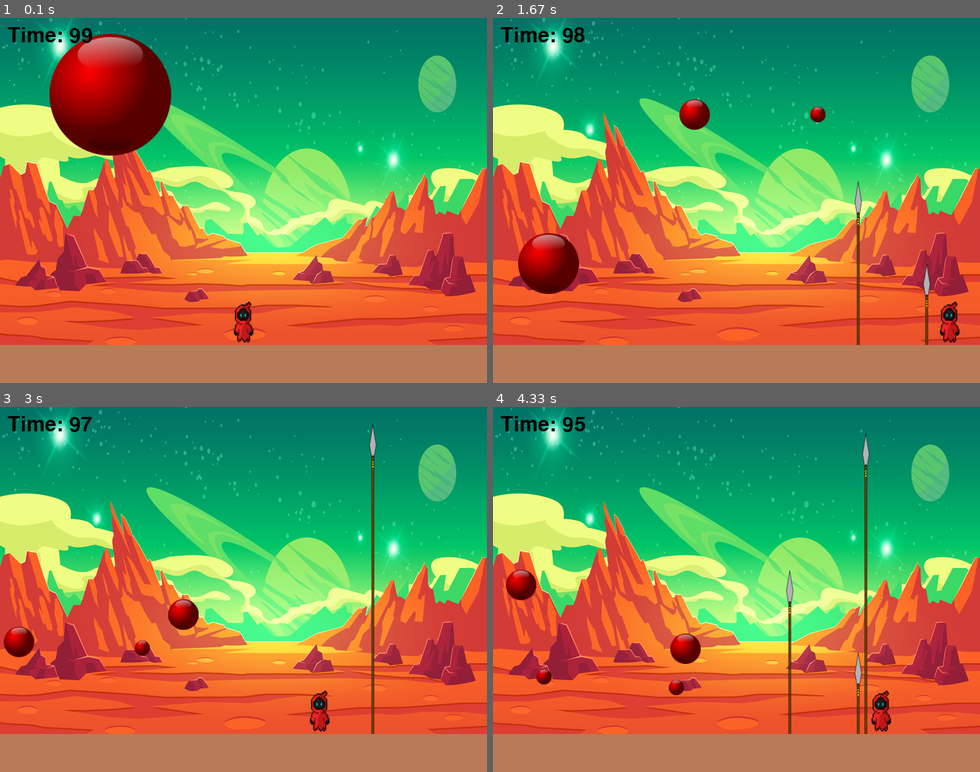
Above: before the commit, frames 1-4 (two rows, left to right).
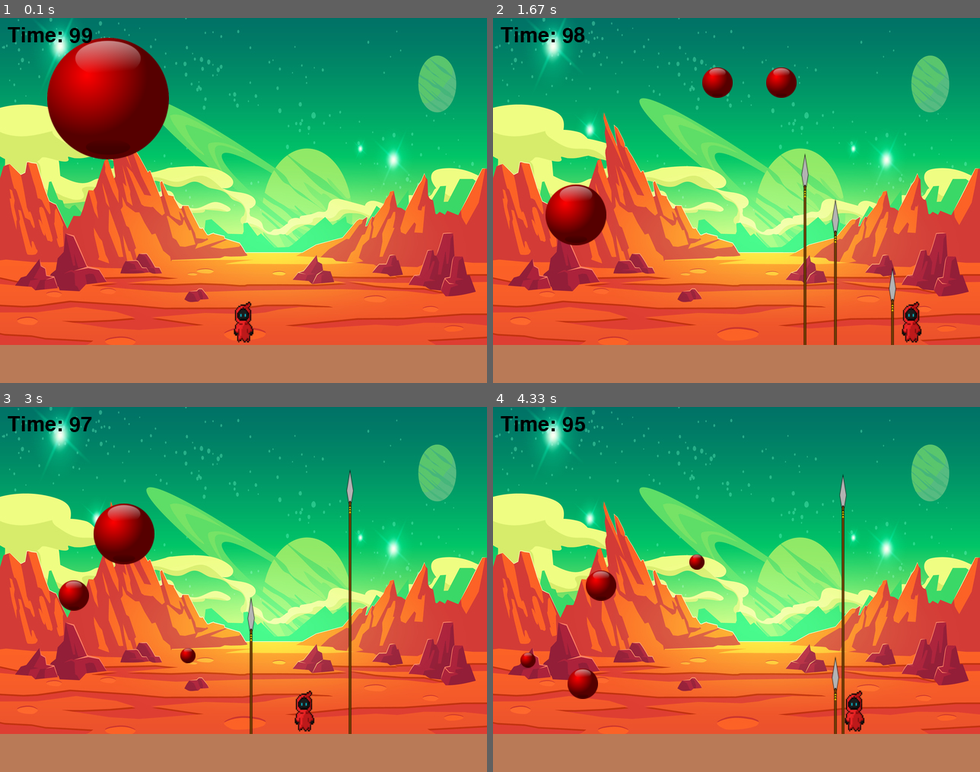
Above: after the commit, the same moments.

Repository: kyle456/pang-game
Game: pygame game, started from pygame_project/6_gameover.py
Two runs of this game, one before a commit and one after it. Both use one fixed random seed, a clock stepped at 60 frames per second and the inputs below.
Inputs:
- Up to frame 1 (0.1 s): no input
- Up to frame 2 (1.67 s): tap Space at 0.33, 0.73, 1.03, 1.23, 1.53 s; hold Right 0.67-1.13 s; hold Right 1.17-1.63 s
- Up to frame 3 (3 s): hold Left 1.67-2.2 s; tap Space at 1.73, 2.03, 2.3, 2.6, 2.73 s; hold Left 2.23-2.63 s; hold Right from 2.67 s (still down)
- Up to frame 4 (4.33 s): tap Space at 3.03, 3.4, 3.7, 3.9, 4.2 s; release Right at 3.3 s; hold Left 3.33-3.8 s; hold Right 3.83-4.3 s

The runs differ from the first frame. In frame 1, 0.9% of the frame differs, in the area x 9-36%, y 4-39%; in frame 2, 6.6%, in the area x 5-96%, y 13-90%; in frame 3, 5.1%; in frame 4, 4.4%.

Commit message:
Docs: update README.md

Diff:
--- a/pygame_project/6_gameover.py
+++ b/pygame_project/6_gameover.py
@@ -78,7 +78,7 @@
 is_playing = True
 
 while is_playing:
-    delta = clock.tick(60)
+    delta = clock.tick(50)
 
     # 2. 이벤트 처리 (키보드 ,마우스 등)
     for event in pygame.event.get():
Binary file removed: README.assets/ezgif.com-gif-maker.gif
Not shown, changed: README.md
Not shown, added: README.assets/playing.gif
